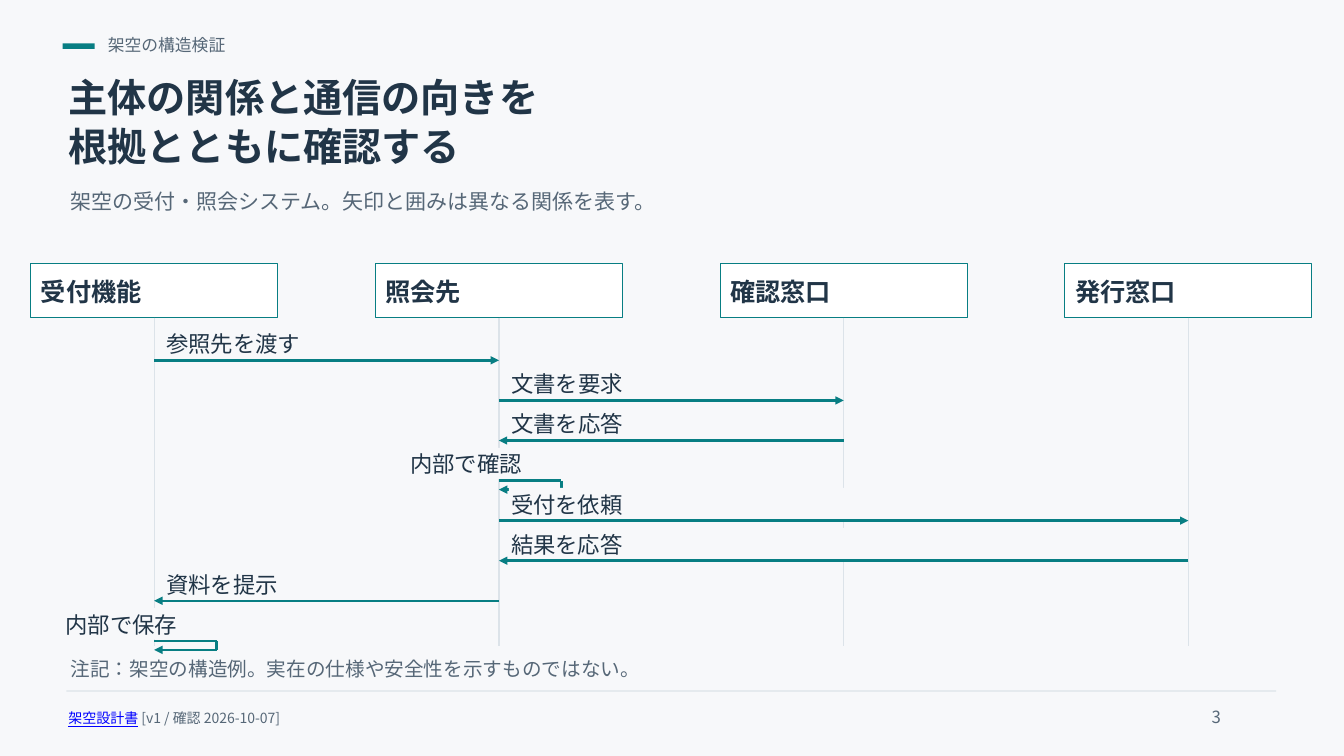
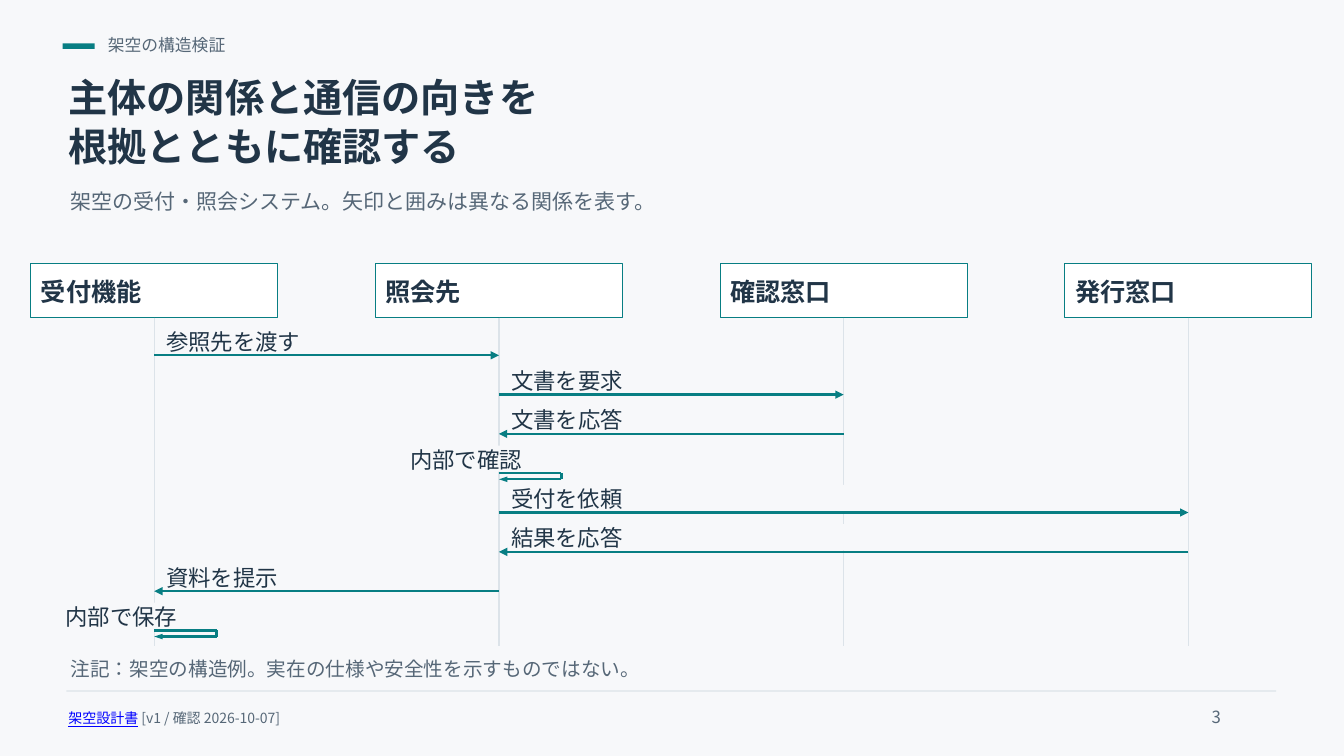
Before and after one commit to check5004/slide-layout-agent, a slide deck: slide 3 of examples/relations/usage/relations.pptx. Drawn at 1344x756 pixels with LibreOffice and Linux fonts; fonts in the diff are those of the drawing. Boxes give left, top, right and bottom in pixels: in the first picture for what was removed or moved away, otherwise in the second. Text is boxed around its words. In the diff, an @@ line names an element or a change of style, - is before the commit and + after.

```diff
--- a/examples/relations/usage/relations.pptx
+++ b/examples/relations/usage/relations.pptx
@@ text "文書を応答" rewrapped from (x1=511, y1=413, x2=623, y2=434) to (x1=511, y1=409, x2=623, y2=434) @@
@@ rectangle "内部で確認" resized from (x1=410, y1=453, x2=522, y2=474) to (x1=408, y1=446, x2=590, y2=472) @@
@@ 3 arrows, 1 line moved together from (x1=154, y1=361, x2=844, y2=481) to (x1=154, y1=355, x2=844, y2=474) @@
@@ line moved from (562, 481) - (562, 490) to (562, 474) - (562, 479) @@
@@ text "受付を依頼" moved from (x1=511, y1=494, x2=623, y2=515) to (x1=511, y1=488, x2=623, y2=512) @@
@@ text "結果を応答" rewrapped from (x1=511, y1=534, x2=623, y2=555) to (x1=511, y1=527, x2=623, y2=552) @@
@@ text "資料を提示" moved from (x1=166, y1=574, x2=278, y2=595) to (x1=166, y1=567, x2=278, y2=591) @@
@@ text "内部で保存" moved from (x1=65, y1=614, x2=177, y2=635) to (x1=65, y1=606, x2=177, y2=630) @@
@@ arrow moved from (217, 650) - (154, 650) to (217, 637) - (154, 637) @@
@@ 4 arrows, 2 lines moved together from (x1=154, y1=490, x2=1189, y2=650) to (x1=154, y1=479, x2=1189, y2=637) @@
```
Also in this commit, not shown: 47 other files.
